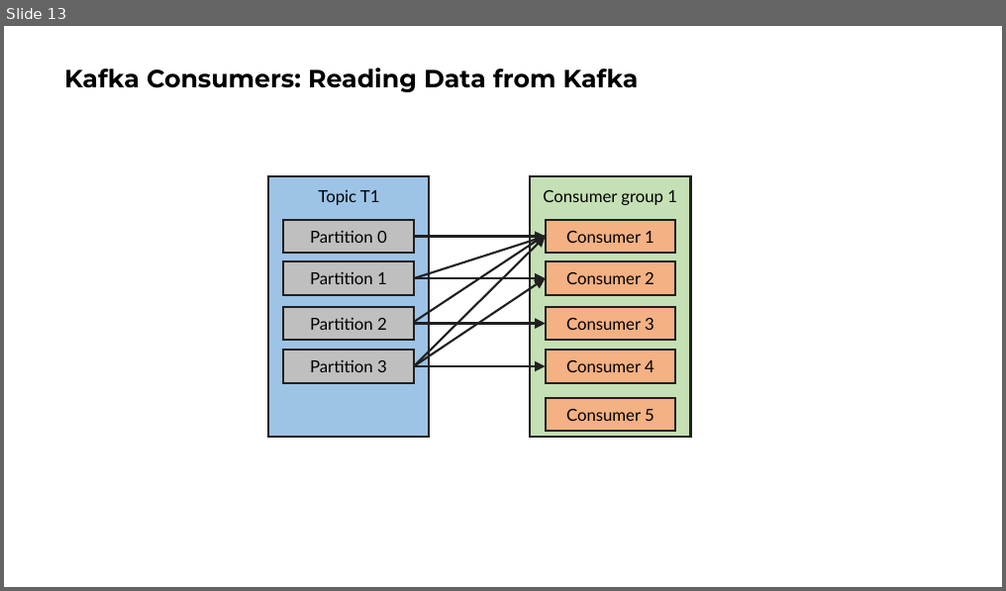
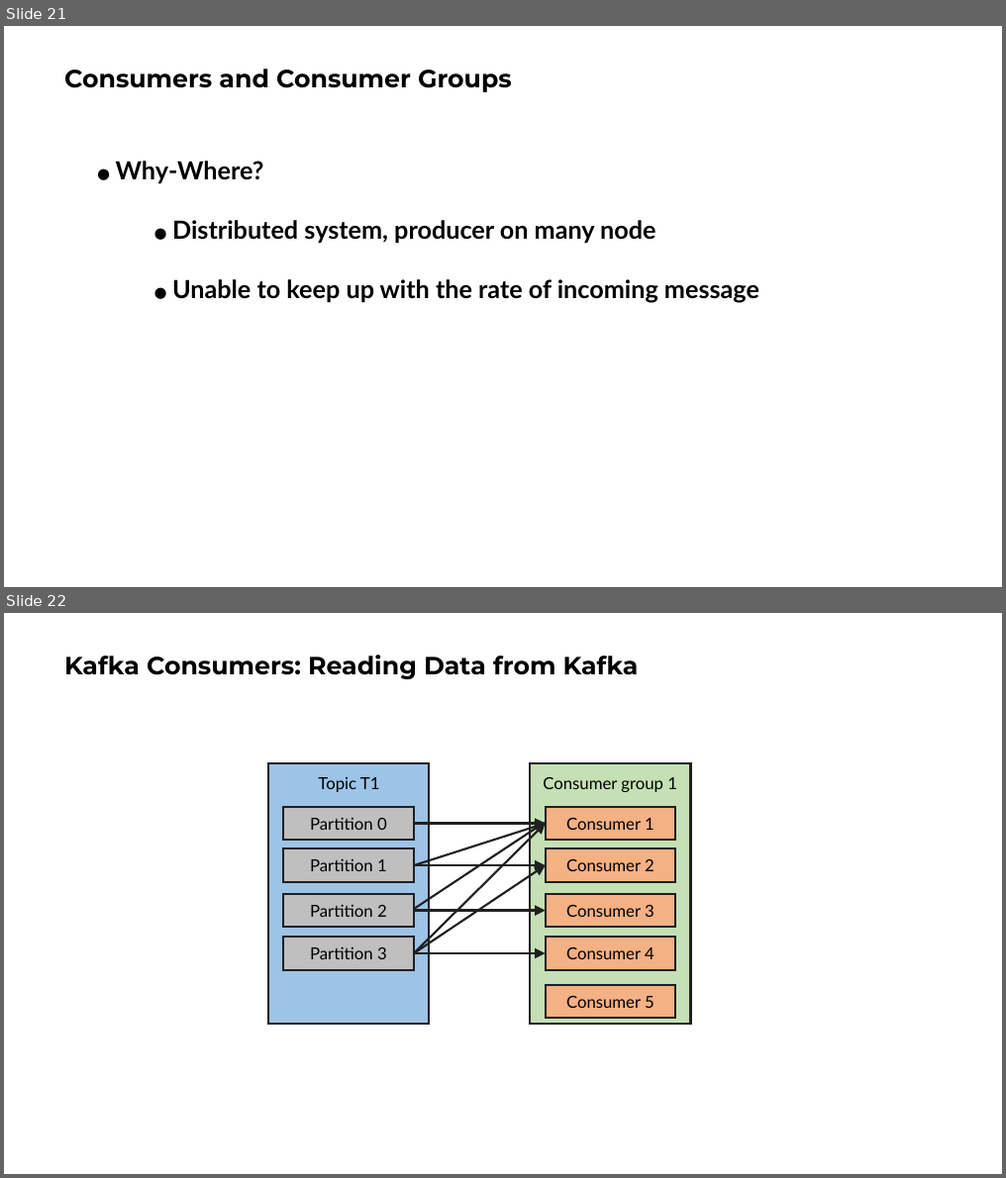
Before and after one commit to ngoctd314/tech-talk, a slide deck: kafka/slide.pptx. Shown one above the other, each under a label of ours: slide 13 before the commit, slides 21 and 22 after it. The pictures are 1006x591 and 1006x1178 pixels, drawn with LibreOffice and Linux fonts; fonts in the diff are those of the drawing. Boxes give left, top, right and bottom in pixels: in the first picture for what was removed or moved away, otherwise in the second. Text is boxed around its words. In the diff, an @@ line names an element or a change of style, - is before the commit and + after.

```diff
--- a/kafka/slide.pptx
+++ b/kafka/slide.pptx
@@ slide 21 added at box(4, 26, 1002, 587), background #FFFFFF @@
@@ title added at box(64, 69, 512, 92), 24 pt, text #000000, bold @@
+Consumers and Consumer Groups
@@ text added at box(116, 161, 264, 183), 24 pt, text #000000, bold @@
+● Why-Where?
@@ text added at box(172, 220, 655, 243), 24 pt, text #000000, bold @@
+● Distributed system, producer on many node
@@ text added at box(172, 279, 759, 302), 24 pt, text #000000, bold @@
+● Unable to keep up with the rate of incoming message
@@ what was slide 13 is now slide 22 @@
```
Also in this commit, not shown: 8 slides changed, 20 other slides added, 6 slides removed, 4 other files.
